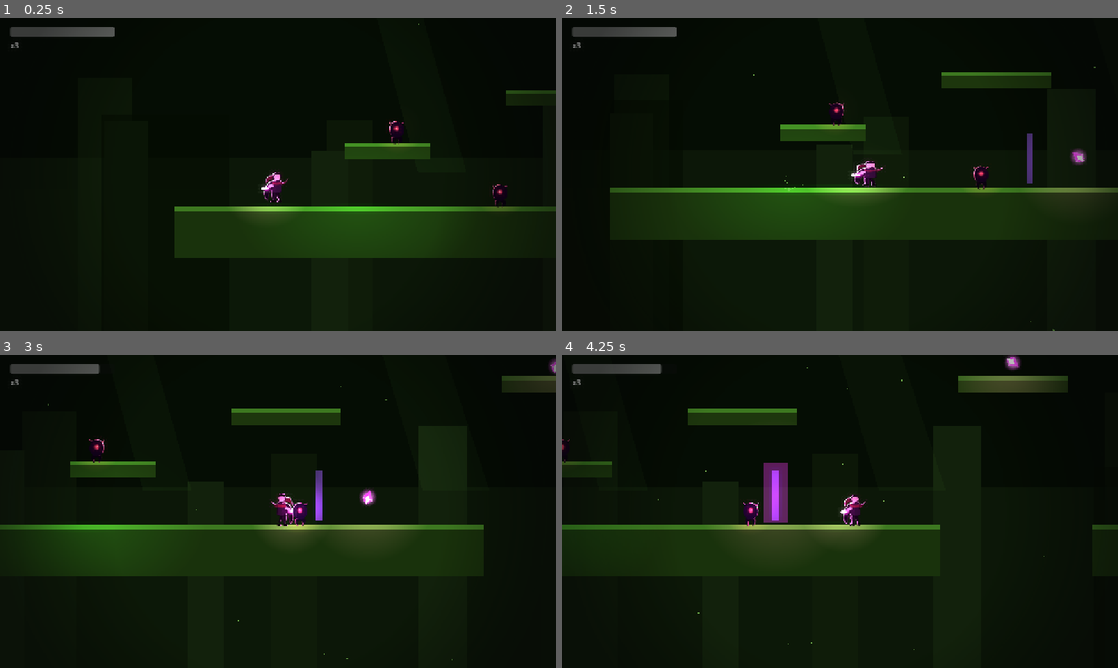
Above: before the commit, frames 1-4 (two rows, left to right).
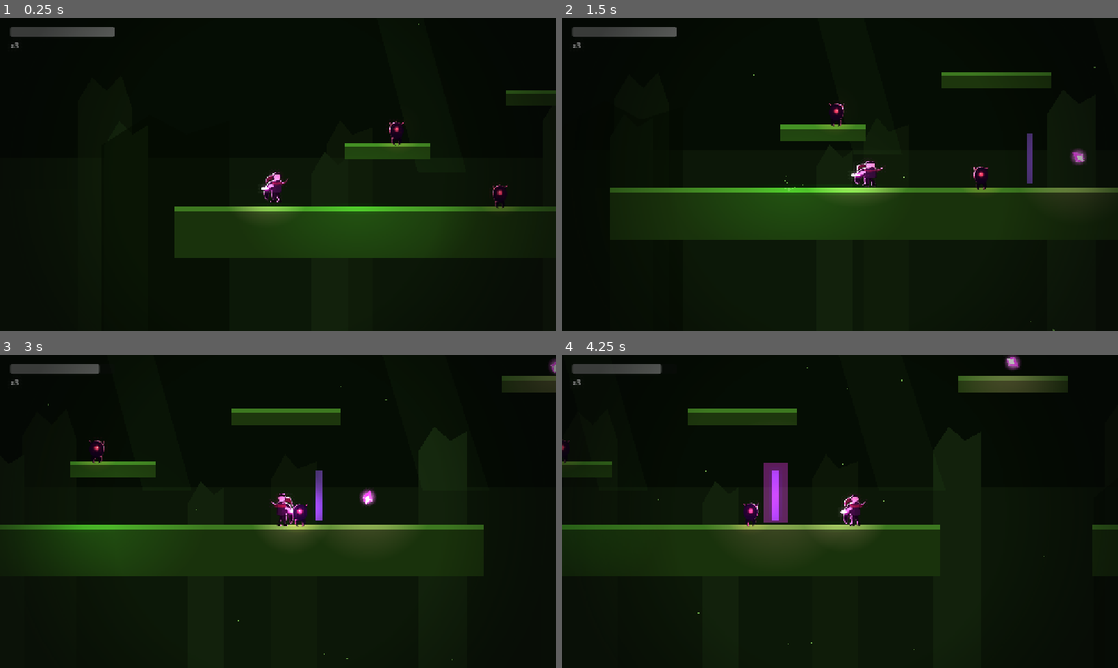
Above: after the commit, the same moments.

Repository: paulogomesextp/koliani
Game: Godot game, scene res://scenes/Main.tscn
Two runs of this game, one before a commit and one after it. Both use one fixed random seed, a clock stepped at 60 frames per second and the inputs below.
Inputs (mouse positions are in pixels of both pictures, inside the frame that each line leads up to):
- Up to frame 1 (0.25 s): no input
- Up to frame 2 (1.5 s): tap Enter at 0.5 s; move the mouse to (962, 158) at 0.52 s; hold Right (mover_direita) from 0.53 s (still down); tap J (atacar) at 0.6 s; click (962, 158) at 0.67 s; tap Space (saltar) at 0.77 s; move the mouse to (728, 190) at 1.27 s; tap K (dash) at 1.35 s
- Up to frame 3 (3 s): tap Space (saltar) at 1.52 s; move the mouse to (333, 442) at 2.02 s; release Right (mover_direita) at 2.03 s; hold Left (mover_esquerda) 2.03-2.75 s; tap I (diario) at 2.1 s; click "Fechar (Esc)" at 2.75 s
- Up to frame 4 (4.25 s): move the mouse to (812, 574) at 3.52 s; hold Right (mover_direita) from 3.53 s (still down); tap Shift (rolar) at 3.6 s; click (812, 574) at 3.67 s; tap Space (saltar) at 3.77 s

The runs differ from the first frame. In frame 1, less than 0.1% of the frame differs, in the area x 70-92%, y 32-61%; in frame 2, 0.1%; in frame 3, 0.1%, in the area x 16-56%, y 26-55%; in frame 4, less than 0.1%.

Commit message:
Vida nos inimigos + silhuetas de parallax irregulares
- demonio_base.gd: _process com bob de idle/andar e "wind-up" (achata e
  alarga) via a var `anticipacao`; ChefeBase._piscar(true) aciona o
  wind-up no telegrafo de todos os chefes.
- Atmosfera.tscn: silhuetas de parallax passam de ColorRect a Polygon2D
  com topos recortados (pilares/troncos partidos); atmosfera.gd pinta
  Polygon2D tambem.

Co-Authored-By: Claude Sonnet 5 <noreply@anthropic.com>

Diff:
--- a/scenes/fx/Atmosfera.tscn
+++ b/scenes/fx/Atmosfera.tscn
@@ -72,40 +72,25 @@
 [node name="Longe" type="ParallaxLayer" parent="Parallax"]
 motion_scale = Vector2(0.2, 0.16)
 
-[node name="L1" type="ColorRect" parent="Parallax/Longe"]
-offset_left = 60.0
-offset_top = 150.0
-offset_right = 150.0
-offset_bottom = 800.0
-color = Color(0.08, 0.1, 0.15, 1)
-
-[node name="L2" type="ColorRect" parent="Parallax/Longe"]
-offset_left = 470.0
-offset_top = 220.0
-offset_right = 545.0
-offset_bottom = 800.0
-color = Color(0.08, 0.1, 0.15, 1)
-
-[node name="L3" type="ColorRect" parent="Parallax/Longe"]
-offset_left = 950.0
-offset_top = 120.0
-offset_right = 1050.0
-offset_bottom = 800.0
-color = Color(0.08, 0.1, 0.15, 1)
-
-[node name="L4" type="ColorRect" parent="Parallax/Longe"]
-offset_left = 1480.0
-offset_top = 200.0
-offset_right = 1560.0
-offset_bottom = 800.0
-color = Color(0.08, 0.1, 0.15, 1)
-
-[node name="L5" type="ColorRect" parent="Parallax/Longe"]
-offset_left = 2000.0
-offset_top = 165.0
-offset_right = 2090.0
-offset_bottom = 800.0
-color = Color(0.08, 0.1, 0.15, 1)
+[node name="L1" type="Polygon2D" parent="Parallax/Longe"]
+color = Color(0.08, 0.1, 0.15, 1)
+polygon = PackedVector2Array(60, 190, 84, 150, 108, 172, 132, 146, 150, 200, 150, 800, 60, 800)
+
+[node name="L2" type="Polygon2D" parent="Parallax/Longe"]
+color = Color(0.08, 0.1, 0.15, 1)
+polygon = PackedVector2Array(470, 260, 492, 220, 512, 244, 545, 232, 545, 800, 470, 800)
+
+[node name="L3" type="Polygon2D" parent="Parallax/Longe"]
+color = Color(0.08, 0.1, 0.15, 1)
+polygon = PackedVector2Array(950, 170, 985, 120, 1012, 150, 1040, 128, 1050, 190, 1050, 800, 950, 800)
+
+[node name="L4" type="Polygon2D" parent="Parallax/Longe"]
+color = Color(0.08, 0.1, 0.15, 1)
+polygon = PackedVector2Array(1480, 240, 1506, 200, 1532, 222, 1560, 210, 1560, 800, 1480, 800)
+
+[node name="L5" type="Polygon2D" parent="Parallax/Longe"]
+color = Color(0.08, 0.1, 0.15, 1)
+polygon = PackedVector2Array(2000, 210, 2024, 165, 2050, 190, 2072, 168, 2090, 220, 2090, 800, 2000, 800)
 
 [node name="Meio" type="ParallaxLayer" parent="Parallax"]
 motion_scale = Vector2(0.45, 0.4)
@@ -117,66 +102,42 @@
 offset_bottom = 820.0
 color = Color(0.1, 0.12, 0.17, 0.5)
 
-[node name="M1" type="ColorRect" parent="Parallax/Meio"]
-offset_left = 20.0
-offset_top = 300.0
-offset_right = 92.0
-offset_bottom = 800.0
-color = Color(0.1, 0.12, 0.17, 1)
-
-[node name="M2" type="ColorRect" parent="Parallax/Meio"]
-offset_left = 360.0
-offset_top = 350.0
-offset_right = 420.0
-offset_bottom = 800.0
-color = Color(0.1, 0.12, 0.17, 1)
-
-[node name="M3" type="ColorRect" parent="Parallax/Meio"]
-offset_left = 740.0
-offset_top = 260.0
-offset_right = 820.0
-offset_bottom = 800.0
-color = Color(0.1, 0.12, 0.17, 1)
-
-[node name="M4" type="ColorRect" parent="Parallax/Meio"]
-offset_left = 1160.0
-offset_top = 330.0
-offset_right = 1226.0
-offset_bottom = 800.0
-color = Color(0.1, 0.12, 0.17, 1)
-
-[node name="M5" type="ColorRect" parent="Parallax/Meio"]
-offset_left = 1580.0
-offset_top = 290.0
-offset_right = 1652.0
-offset_bottom = 800.0
-color = Color(0.1, 0.12, 0.17, 1)
-
-[node name="M6" type="ColorRect" parent="Parallax/Meio"]
-offset_left = 2020.0
-offset_top = 340.0
-offset_right = 2090.0
-offset_bottom = 800.0
-color = Color(0.1, 0.12, 0.17, 1)
+[node name="M1" type="Polygon2D" parent="Parallax/Meio"]
+color = Color(0.1, 0.12, 0.17, 1)
+polygon = PackedVector2Array(20, 340, 44, 300, 66, 322, 92, 306, 92, 800, 20, 800)
+
+[node name="M2" type="Polygon2D" parent="Parallax/Meio"]
+color = Color(0.1, 0.12, 0.17, 1)
+polygon = PackedVector2Array(360, 388, 382, 350, 404, 372, 420, 360, 420, 800, 360, 800)
+
+[node name="M3" type="Polygon2D" parent="Parallax/Meio"]
+color = Color(0.1, 0.12, 0.17, 1)
+polygon = PackedVector2Array(740, 300, 766, 260, 792, 284, 820, 268, 820, 800, 740, 800)
+
+[node name="M4" type="Polygon2D" parent="Parallax/Meio"]
+color = Color(0.1, 0.12, 0.17, 1)
+polygon = PackedVector2Array(1160, 372, 1184, 330, 1206, 354, 1226, 340, 1226, 800, 1160, 800)
+
+[node name="M5" type="Polygon2D" parent="Parallax/Meio"]
+color = Color(0.1, 0.12, 0.17, 1)
+polygon = PackedVector2Array(1580, 330, 1604, 290, 1628, 314, 1652, 300, 1652, 800, 1580, 800)
+
+[node name="M6" type="Polygon2D" parent="Parallax/Meio"]
+color = Color(0.1, 0.12, 0.17, 1)
+polygon = PackedVector2Array(2020, 380, 2044, 340, 2066, 362, 2090, 348, 2090, 800, 2020, 800)
 
 [node name="Perto" type="ParallaxLayer" parent="Parallax"]
 motion_scale = Vector2(0.85, 0.8)
 
-[node name="P1" type="ColorRect" parent="Parallax/Perto"]
+[node name="P1" type="Polygon2D" parent="Parallax/Perto"]
 modulate = Color(1, 1, 1, 0.55)
-offset_left = -120.0
-offset_top = 420.0
-offset_right = 90.0
-offset_bottom = 820.0
 color = Color(0.04, 0.05, 0.08, 1)
-
-[node name="P2" type="ColorRect" parent="Parallax/Perto"]
+polygon = PackedVector2Array(-120, 470, -40, 420, 20, 452, 90, 430, 90, 820, -120, 820)
+
+[node name="P2" type="Polygon2D" parent="Parallax/Perto"]
 modulate = Color(1, 1, 1, 0.5)
-offset_left = 1120.0
-offset_top = 470.0
-offset_right = 1330.0
-offset_bottom = 820.0
 color = Color(0.04, 0.05, 0.08, 1)
+polygon = PackedVector2Array(1120, 520, 1180, 470, 1250, 500, 1330, 478, 1330, 820, 1120, 820)
 
 [node name="Raios" type="Node2D" parent="."]
 
--- a/scripts/atmosfera.gd
+++ b/scripts/atmosfera.gd
@@ -63,3 +63,5 @@
 				n.color = Color(cor_forma.r, cor_forma.g, cor_forma.b, 0.5)
 			else:
 				n.color = cor_forma
+		elif n is Polygon2D:
+			n.color = cor_forma
--- a/scripts/chefe_base.gd
+++ b/scripts/chefe_base.gd
@@ -47,6 +47,8 @@
 func _piscar(ligado: bool) -> void:
 	if _sprite:
 		_sprite.modulate = Color(1.7, 1.25, 1.5) if ligado else Color(1, 1, 1)
+	if ligado:
+		anticipacao = 1.0  # wind-up visual (ver DemonioBase._process)
 
 
 func _ao_tocar(corpo: Node) -> void:
--- a/scripts/demonio_base.gd
+++ b/scripts/demonio_base.gd
@@ -23,14 +23,37 @@
 
 var _direcao := 1.0
 var _mat: ShaderMaterial
+# animação procedural (visual): bob de idle/andar + antecipação (wind-up)
+var _t_anim := 0.0
+var _corpo_base := Vector2.ZERO
+## Posto a 1.0 por quem quer um "wind-up" (chefes, no telegrafo).
+var anticipacao := 0.0
 
 
 func _ready() -> void:
 	if _area_contacto:
 		_area_contacto.body_entered.connect(_ao_tocar)
-	if _corpo and _corpo.material is ShaderMaterial:
-		_mat = _corpo.material
-		_mat.set_shader_parameter("rim_cor", cor_rim)
+	if _corpo:
+		_corpo_base = _corpo.position
+		if _corpo.material is ShaderMaterial:
+			_mat = _corpo.material
+			_mat.set_shader_parameter("rim_cor", cor_rim)
+
+
+func _process(dt: float) -> void:
+	if _corpo == null:
+		return
+	_t_anim += dt
+	anticipacao = move_toward(anticipacao, 0.0, dt * 3.5)
+	var anda := absf(velocity.x) > 5.0
+	var vel := 9.0 if anda else 3.2
+	var amp := 1.8 if anda else 1.0
+	_corpo.position.y = _corpo_base.y + sin(_t_anim * vel) * amp
+	var resp := sin(_t_anim * vel * 0.5) * 0.03
+	# wind-up: achata e alarga
+	var sx := 1.0 - resp + anticipacao * 0.22
+	var sy := 1.0 + resp - anticipacao * 0.2
+	_corpo.scale = Vector2(sx, sy)
 
 
 func _physics_process(dt: float) -> void:
